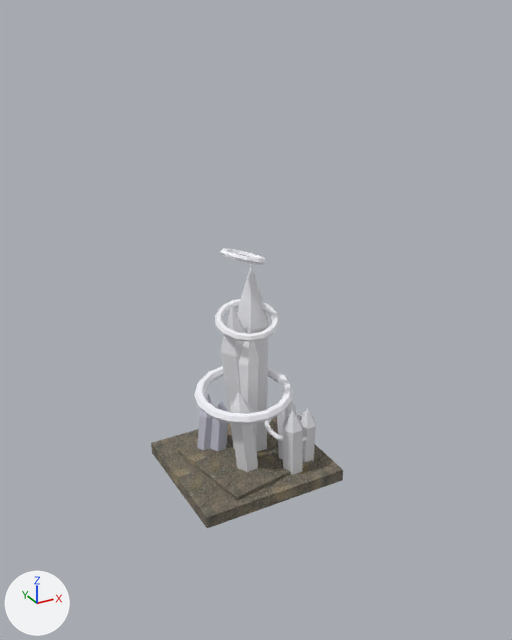
An edit to the glTF model resources/deposits/models/resonite.glb, drawn before and after from the same camera.
Before and after are seen from a 50 mm camera at (-1.14, -2.17, 1.73) aimed at (0.01, -0.08, 0.69). Arrows for +X, +Y and +Z are at lower left; the lights stay in place. The picture after the commit comes second. Where no turn or scale is listed for an object, it has been applied to the vertices. Vertices at exactly the same position are counted once.

Script lines for the objects in view, before the commit:
```python
ob_resbase = bpy.data.objects.new('ResBase', me_box)
ob_resbase.location = (0.0, 0.0, 0.0)
ob_resbase2 = bpy.data.objects.new('ResBase2', me_box_001)
ob_resbase2.location = (0.015, -0.01, 0.03)
ob_rescluster_main = bpy.data.objects.new('ResCluster_Main', me_crystal)
ob_rescluster_main.location = (0.0, 0.0, 0.05)
ob_resring_0 = bpy.data.objects.new('ResRing_0', me_torus)
ob_resring_0.location = (0.0, 0.0, 0.35)
ob_resring_1 = bpy.data.objects.new('ResRing_1', me_torus_001)
ob_resring_1.location = (0.025, 0.015, 0.65)
ob_resring_2 = bpy.data.objects.new('ResRing_2', me_torus_002)
ob_resring_2.location = (0.015, 0.025, 0.9)
ob_resring_3 = bpy.data.objects.new('ResRing_3', me_torus_003)
ob_resring_3.location = (0.15, -0.1, 0.2)
ob_ressmallbl = bpy.data.objects.new('ResSmallBL', me_crystal_003)
ob_ressmallbl.location = (-0.125, 0.125, 0.03)
ob_restall = bpy.data.objects.new('ResTall', me_crystal_001)
ob_restall.location = (0.025, 0.025, 0.05)
# also in view: 'ResSmallFR' at (0.16, -0.14, 0.21)
```
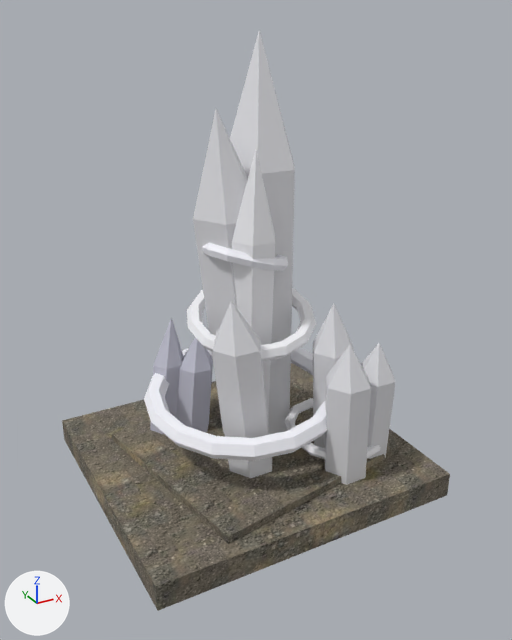
Pixel boxes [x1, y1, x2, y2] of what changed, in the pictures (512 x 640 px):
'ResBase', rescaled (102% wider, 122% taller)
    before: [151, 417, 343, 528]
    after: [62, 363, 450, 611]
'ResCluster_Main', rescaled (115% wider, 114% taller)
    before: [221, 264, 268, 472]
    after: [193, 31, 295, 478]
'ResBase2', rescaled (101% wider, 104% taller)
    before: [178, 423, 320, 501]
    after: [112, 384, 399, 544]
'ResSmallFR', rescaled (108% wider, 115% taller)
    before: [277, 391, 316, 475]
    after: [313, 303, 395, 485]
'ResRing_0', rescaled
    before: [194, 366, 293, 424]
    after: [144, 347, 327, 461]
'ResTall', rescaled (110% wider, 126% taller)
    before: [239, 324, 259, 441]
    after: [232, 150, 275, 416]
'ResSmallBL', rescaled (100% wider, 102% taller)
    before: [197, 394, 228, 451]
    after: [150, 318, 213, 434]
'ResRing_1', moved, rescaled
    before: [215, 299, 280, 342]
    after: [187, 288, 316, 361]
'ResRing_2', moved, rescaled
    before: [220, 248, 266, 265]
    after: [202, 243, 288, 271]
'ResRing_3', moved, rescaled (116% wider, 117% taller)
    before: [264, 413, 308, 441]
    after: [285, 398, 381, 460]

The change, as a list of edits to the scene's bpy script:
```text
Change me_box:
    remove me_box.from_pydata(...)  # 8 vertices, 12 faces; spans x -0.3..0.3, y -0.275..0.275, z 0.0..0.05
    add me_box.from_pydata(...)  # 8 vertices, 12 faces; spans x -0.6..0.6, y -0.55..0.55, z 0.0..0.1
    me_box part 1: the whole mesh is scaled about the mesh origin by 2
Change me_box_001:
    remove me_box_001.from_pydata(...)  # 8 vertices, 12 faces; spans x -0.244..0.244, y -0.234..0.234, z 0.0..0.035
    add me_box_001.from_pydata(...)  # 8 vertices, 12 faces; spans x -0.488..0.488, y -0.468..0.468, z 0.0..0.07
    me_box_001 part 2: the whole mesh is scaled about the mesh origin by 2
Change me_crystal:
    remove me_crystal.from_pydata(...)  # 65 vertices, 110 faces; spans x -0.105..0.161, y -0.127..0.16, z 0.0..0.782
    add me_crystal.from_pydata(...)  # 65 vertices, 110 faces; spans x -0.211..0.323, y -0.253..0.321, z 0.0..1.564
    me_crystal part 3: the whole mesh is scaled about the mesh origin by 2
Change me_torus:
    remove me_torus.from_pydata(...)  # 96 vertices, 192 faces; spans x -0.195..0.195, y -0.194..0.194, z -0.036..0.036
    add me_torus.from_pydata(...)  # 96 vertices, 192 faces; spans x -0.389..0.389, y -0.389..0.389, z -0.072..0.072
    me_torus part 4: the whole mesh is scaled about its middle by 2
Change me_torus_001:
    remove me_torus_001.from_pydata(...)  # 84 vertices, 168 faces; spans x -0.123..0.123, y -0.121..0.121, z -0.042..0.042
    add me_torus_001.from_pydata(...)  # 84 vertices, 168 faces; spans x -0.246..0.246, y -0.243..0.243, z -0.083..0.083
    me_torus_001 part 5: the whole mesh is scaled about its middle by 2
Change me_torus_002:
    remove me_torus_002.from_pydata(...)  # 72 vertices, 144 faces; spans x -0.082..0.082, y -0.086..0.086, z -0.035..0.035
    add me_torus_002.from_pydata(...)  # 72 vertices, 144 faces; spans x -0.163..0.163, y -0.171..0.171, z -0.071..0.071
    me_torus_002 part 6: the whole mesh is scaled about its middle by 2
Change me_torus_003:
    remove me_torus_003.from_pydata(...)  # 72 vertices, 144 faces; spans x -0.1..0.1, y -0.099..0.099, z -0.024..0.024
    add me_torus_003.from_pydata(...)  # 72 vertices, 144 faces; spans x -0.199..0.199, y -0.198..0.198, z -0.048..0.048
    me_torus_003 part 7: the whole mesh is scaled about its middle by 2
Change me_crystal_003:
    remove me_crystal_003.from_pydata(...)  # 26 vertices, 44 faces; spans x -0.033..0.106, y -0.065..0.031, z 0.0..0.275
    add me_crystal_003.from_pydata(...)  # 26 vertices, 44 faces; spans x -0.067..0.213, y -0.129..0.062, z 0.0..0.551
    me_crystal_003 part 8: the whole mesh is scaled about the mesh origin by 2
Change me_crystal_002:
    remove me_crystal_002.from_pydata(...)  # 39 vertices, 66 faces; spans x -0.077..0.093, y -0.118..0.037, z 0.0..0.343
    add me_crystal_002.from_pydata(...)  # 39 vertices, 66 faces; spans x -0.154..0.186, y -0.236..0.075, z 0.0..0.686
    me_crystal_002 part 9: the whole mesh is scaled about the mesh origin by 2
Change me_crystal_001:
    remove me_crystal_001.from_pydata(...)  # 13 vertices, 22 faces; spans x -0.057..0.044, y -0.082..0.038, z 0.0..0.603
    add me_crystal_001.from_pydata(...)  # 13 vertices, 22 faces; spans x -0.113..0.088, y -0.164..0.076, z 0.0..1.206
    me_crystal_001 part 10: the whole mesh is scaled about the mesh origin by 2
Change ob_resbase2:
    ob_resbase2.location: (0.015, -0.01, 0.03) -> (0.03, -0.02, 0.06)
Change ob_rescluster_main:
    ob_rescluster_main.location: (0.0, 0.0, 0.05) -> (0.0, 0.0, 0.1)
Change ob_resring_1:
    ob_resring_1.location: (0.025, 0.015, 0.65) -> (0.05, 0.03, 0.65)
Change ob_resring_2:
    ob_resring_2.location: (0.015, 0.025, 0.9) -> (0.03, 0.05, 0.9)
Change ob_resring_3:
    ob_resring_3.location: (0.15, -0.1, 0.2) -> (0.3, -0.2, 0.2)
Change ob_ressmallbl:
    ob_ressmallbl.location: (-0.125, 0.125, 0.03) -> (-0.25, 0.25, 0.06)
Change ob_ressmallfr:
    ob_ressmallfr.location: (0.15, -0.1, 0.035) -> (0.3, -0.2, 0.07)
Change ob_restall:
    ob_restall.location: (0.025, 0.025, 0.05) -> (0.05, 0.05, 0.1)
```
